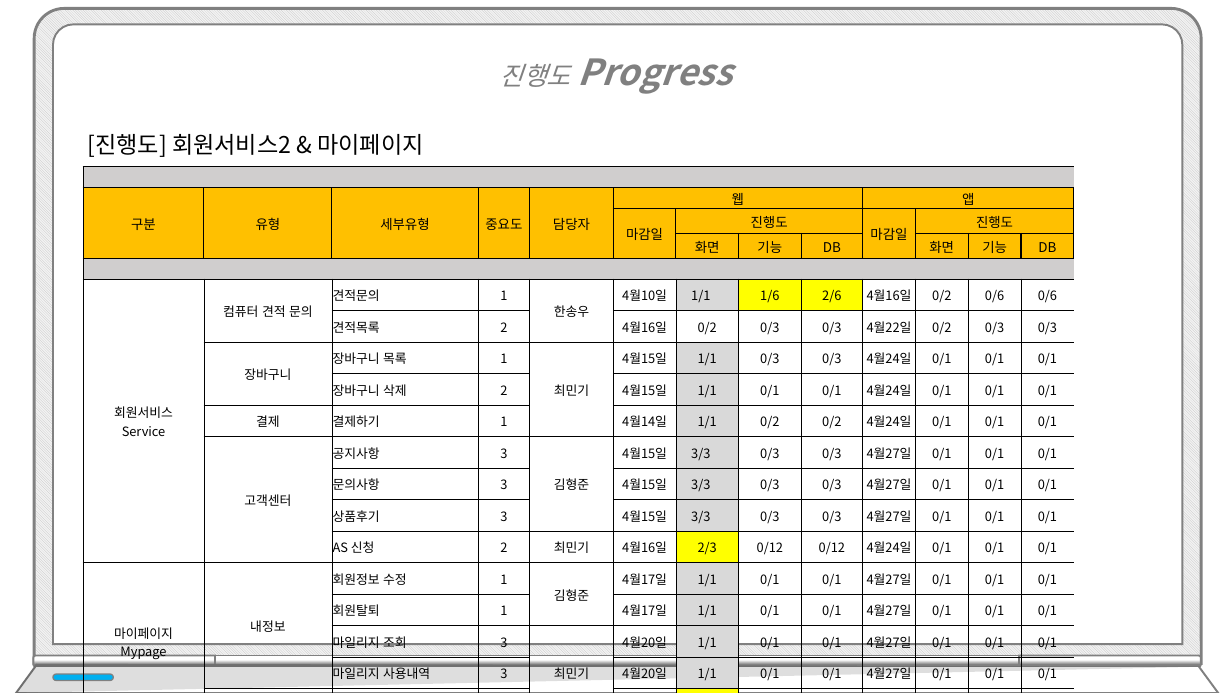
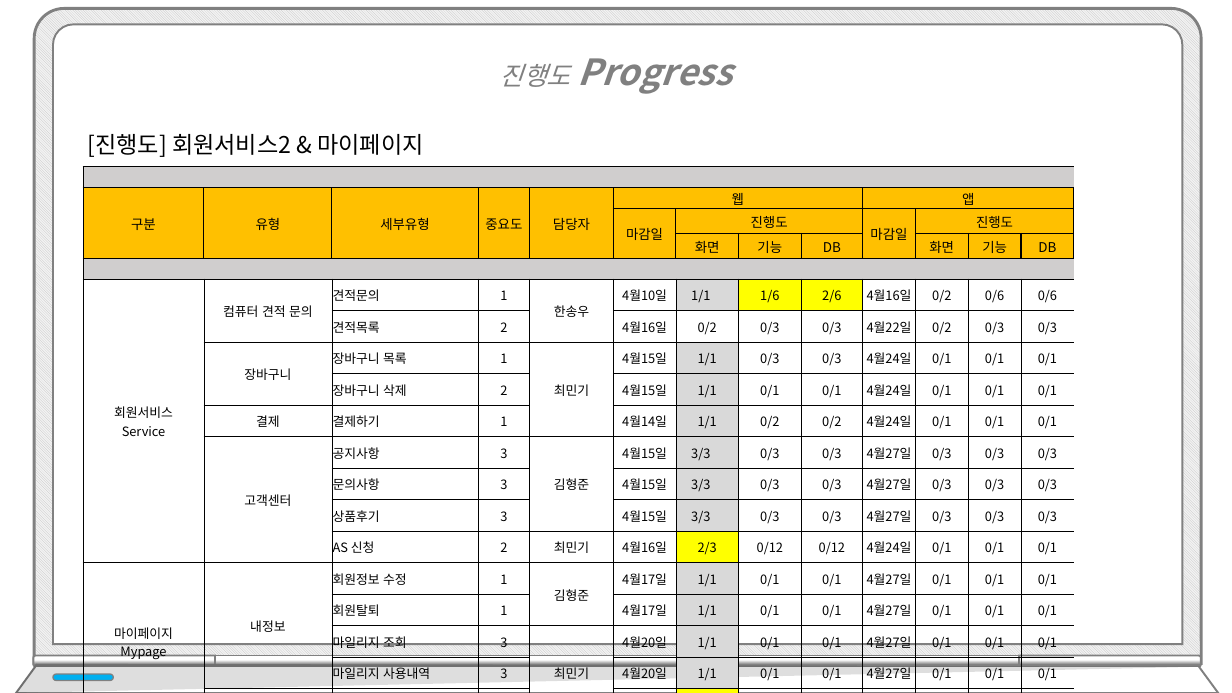
Before and after one commit to hhsw07/ezen-academy-projects, a slide deck: slide 8 of WebContent/발표/4차/프로젝트5_4차.pptx. Drawn at 1232x693 pixels with LibreOffice and Linux fonts; fonts in the diff are those of the drawing. Boxes give left, top, right and bottom in pixels: in the first picture for what was removed or moved away, otherwise in the second. Text is boxed around its words. In the diff, an @@ line names an element or a change of style, - is before the commit and + after.

```diff
--- a/WebContent/발표/4차/프로젝트5_4차.pptx
+++ b/WebContent/발표/4차/프로젝트5_4차.pptx
@@ table at <box>83,167,1074,685</box> @@
-row 11:  | 고객센터 | 공지사항 | 3 | 김형준 | 4월15일 | 3/3 | 0/3 | 0/3 | 4월27일 | 0/1 | 0/1 | 0/1
+row 11:  | 고객센터 | 공지사항 | 3 | 김형준 | 4월15일 | 3/3 | 0/3 | 0/3 | 4월27일 | 0/3 | 0/3 | 0/3
-row 12:  |  | 문의사항 | 3 |  | 4월15일 | 3/3 | 0/3 | 0/3 | 4월27일 | 0/1 | 0/1 | 0/1
+row 12:  |  | 문의사항 | 3 |  | 4월15일 | 3/3 | 0/3 | 0/3 | 4월27일 | 0/3 | 0/3 | 0/3
-row 13:  |  | 상품후기 | 3 |  | 4월15일 | 3/3 | 0/3 | 0/3 | 4월27일 | 0/1 | 0/1 | 0/1
+row 13:  |  | 상품후기 | 3 |  | 4월15일 | 3/3 | 0/3 | 0/3 | 4월27일 | 0/3 | 0/3 | 0/3
```
Also in this commit, not shown: 9 other slides changed.
